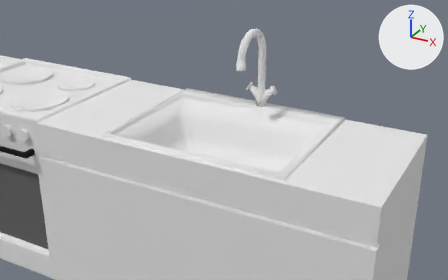
An edit to the Blender file Escape/Assets/Objects/E_Herd/E_Herd.blend, drawn before and after from the same camera.
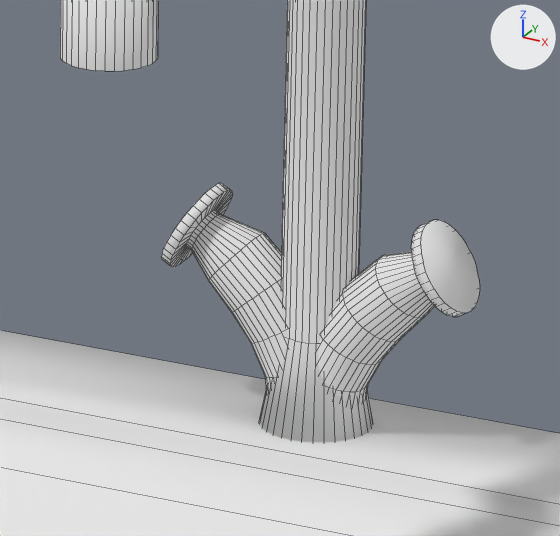
Each version appears first from a camera (50 mm lens) standing at (2.686, -2.514, 2.172) and looking at (1.282, 0.038, 0.896), and next in a close-up on the part from 51% to 64% of the width and 23% to 41% of the height. Arrows for +X, +Y and +Z are at upper right; the lights stay in place. The close-ups show mesh edges as thin lines.

The first close-up shows 'Spuelbecken', 'Wasserhahm'.
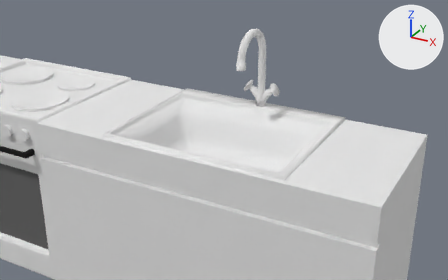
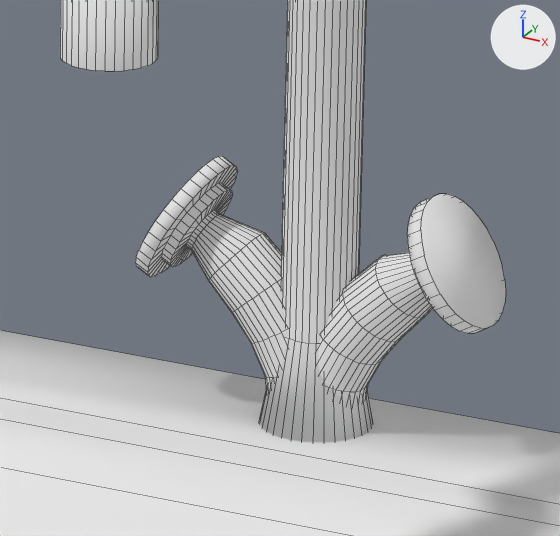
Patch to the scene script:
```diff
--- a/Escape/Assets/Objects/E_Herd/E_Herd.blend.py
+++ b/Escape/Assets/Objects/E_Herd/E_Herd.blend.py
@@ me_circle @@
 # used by ob_wasserhahm; location = (1.3426, 0.2289, 1.2124); scale = (0.77, 0.77, 0.77)
-me_circle.from_pydata(...)  # 1056 vertices, 994 faces; spans x -0.112..0.112, y -0.194..0.19, z -0.294..0.294
+me_circle.from_pydata(...)  # 1184 vertices, 1122 faces; spans x -0.128..0.128, y -0.194..0.195, z -0.294..0.294
+# me_circle part 1
+# 1 face is deleted
+# 34 vertices are added at x -0.128..-0.081, y 0.101..0.195, z -0.19..-0.106
+# 14 new vertices lie (0.009, 0.0, -0.005) away from vertices in x -0.128..-0.081, y 0.102..0.195, z -0.188..-0.106
+# 10 new vertices lie (0.01, 0.0, -0.006) away from vertices in x -0.118..-0.083, y 0.105..0.192, z -0.169..-0.109
+# 6 new vertices lie (0.01, 0.0, -0.005) away from vertices in x -0.128..-0.082, y 0.101..0.195, z -0.187..-0.107
+# 65 new faces join them
+# me_circle part 2
+# 1 face is deleted
+# 34 vertices are added at x 0.072..0.126, y 0.101..0.195, z -0.193..-0.111
+# 14 new vertices lie (0.009, 0.0, 0.005) away from vertices in x 0.072..0.119, y 0.102..0.195, z -0.193..-0.111
+# 10 new vertices lie (0.01, 0.0, 0.006) away from vertices in x 0.073..0.108, y 0.105..0.192, z -0.175..-0.115
+# 6 new vertices lie (0.01, 0.0, 0.005) away from vertices in x 0.072..0.118, y 0.101..0.195, z -0.192..-0.112
+# 65 new faces join them
 me_circle.materials.append(mat_wasserhahn)
```

Location of each change, (x1, y1, x2, y2) in pixels of the close-ups (560 x 536 px):
'Wasserhahm', reshaped
    before: (60, 0, 480, 442)
    after: (60, 0, 506, 442)
part 1 of me_circle, built on
    after: (135, 156, 237, 277)
part 2 of me_circle, built on
    before: (421, 220, 480, 313)
    after: (408, 194, 506, 334)
